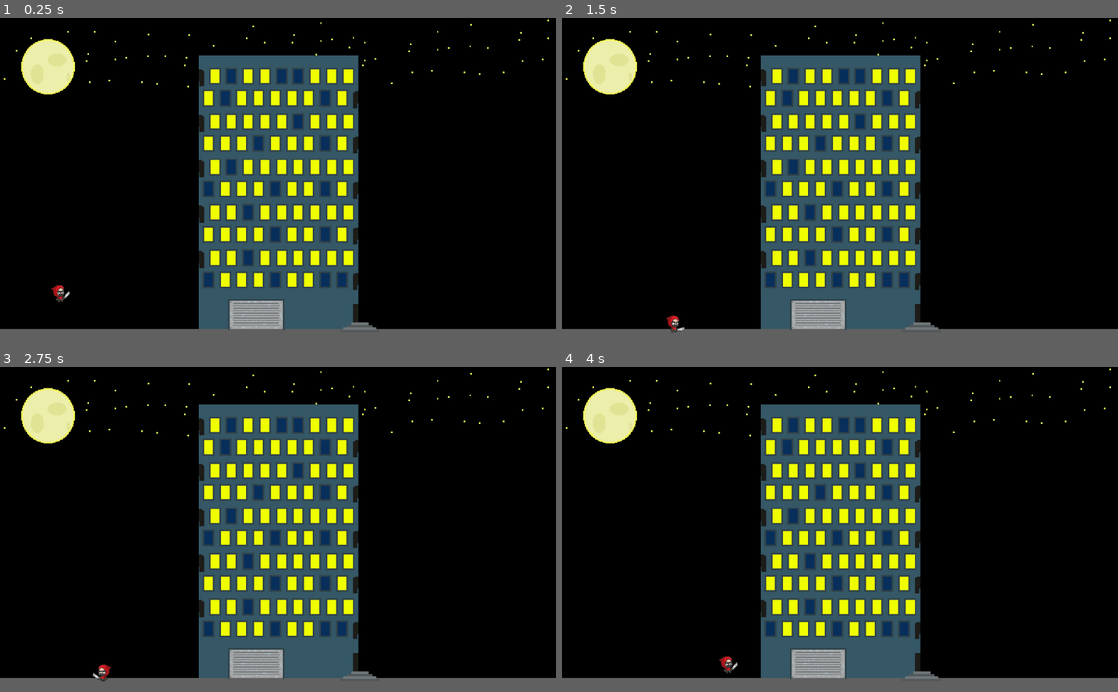
Above: before the commit, frames 1-4 (two rows, left to right).
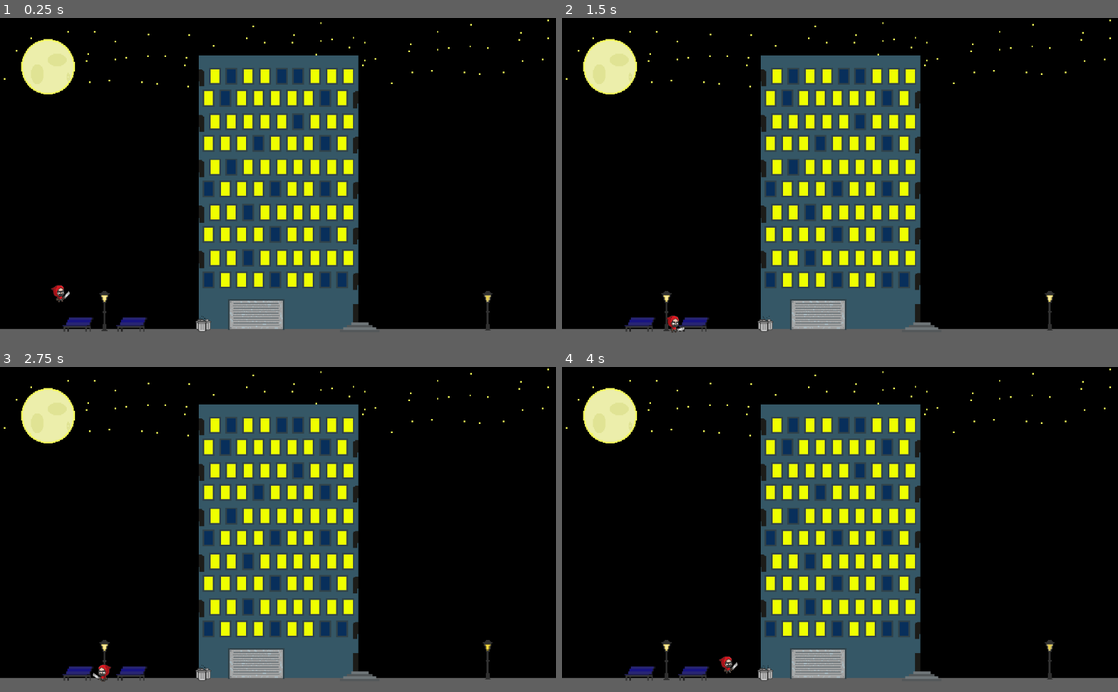
Above: after the commit, the same moments.

Repository: pl705839/CashFlow
Game: Godot game, scene res://Scene/Game.tscn
The game is run twice, just before and just after one commit, with the same random seed, the same clock (stepped at 60 frames per second) and the same inputs.
Inputs:
- Up to frame 1 (0.25 s): no input
- Up to frame 2 (1.5 s): hold E (action) 0.53-1.28 s; hold D (right) from 0.53 s (still down); tap Space (jump) at 0.77 s; tap E (action) at 1.35 s
- Up to frame 3 (2.75 s): tap Space (jump) at 1.52 s; release D (right) at 2.03 s; hold Q (left) from 2.03 s (still down); hold E (action) from 2.03 s (still down)
- Up to frame 4 (4 s): release Q (left) at 2.78 s; release E (action) at 2.78 s; hold D (right) from 2.78 s (still down); tap E (action) at 2.85 s; tap Space (jump) at 3.02, 3.77 s; hold E (action) from 3.53 s (still down)

The runs differ from the first frame. In frame 1, 0.6% of the frame differs, in the area x 11-89%, y 83-97%; in frame 2, 0.6%; in frame 3, 0.5%; in frame 4, 0.6%.

Commit message:
add items

Diff:
--- a/Scene/Lvl1.tscn
+++ b/Scene/Lvl1.tscn
@@ -1,7 +1,12 @@
-[gd_scene load_steps=7 format=2]
+[gd_scene load_steps=24 format=2]
 
 [ext_resource path="res://Asset/BG.png" type="Texture" id=1]
 [ext_resource path="res://Script/Lvl1.gd" type="Script" id=2]
+[ext_resource path="res://Asset/items/trash.png" type="Texture" id=3]
+[ext_resource path="res://Asset/items/trash-bugs.png" type="Texture" id=4]
+[ext_resource path="res://Asset/items/bench.png" type="Texture" id=5]
+[ext_resource path="res://Asset/items/lamp.png" type="Texture" id=6]
+[ext_resource path="res://Asset/items/lampClinc.png" type="Texture" id=7]
 
 [sub_resource type="RectangleShape2D" id=1]
 extents = Vector2( 366.422, 10 )
@@ -14,6 +19,62 @@
 
 [sub_resource type="RectangleShape2D" id=4]
 extents = Vector2( 50.5, 28.0625 )
+
+[sub_resource type="AtlasTexture" id=13]
+atlas = ExtResource( 7 )
+region = Rect2( 0, 0, 32, 60 )
+
+[sub_resource type="AtlasTexture" id=14]
+atlas = ExtResource( 7 )
+region = Rect2( 32, 0, 32, 60 )
+
+[sub_resource type="AtlasTexture" id=15]
+atlas = ExtResource( 7 )
+region = Rect2( 64, 0, 32, 60 )
+
+[sub_resource type="AtlasTexture" id=16]
+atlas = ExtResource( 7 )
+region = Rect2( 0, 60, 32, 60 )
+
+[sub_resource type="SpriteFrames" id=17]
+animations = [ {
+"frames": [ SubResource( 13 ), SubResource( 14 ), SubResource( 15 ), SubResource( 16 ) ],
+"loop": true,
+"name": "default",
+"speed": 2.0
+} ]
+
+[sub_resource type="AtlasTexture" id=18]
+atlas = ExtResource( 4 )
+region = Rect2( 0, 0, 100, 100 )
+
+[sub_resource type="AtlasTexture" id=19]
+atlas = ExtResource( 4 )
+region = Rect2( 100, 0, 100, 100 )
+
+[sub_resource type="AtlasTexture" id=20]
+atlas = ExtResource( 4 )
+region = Rect2( 0, 100, 100, 100 )
+
+[sub_resource type="AtlasTexture" id=21]
+atlas = ExtResource( 4 )
+region = Rect2( 100, 100, 100, 100 )
+
+[sub_resource type="AtlasTexture" id=22]
+atlas = ExtResource( 4 )
+region = Rect2( 0, 200, 100, 100 )
+
+[sub_resource type="AtlasTexture" id=23]
+atlas = ExtResource( 4 )
+region = Rect2( 100, 200, 100, 100 )
+
+[sub_resource type="SpriteFrames" id=24]
+animations = [ {
+"frames": [ SubResource( 18 ), SubResource( 19 ), SubResource( 20 ), SubResource( 21 ), SubResource( 22 ), SubResource( 23 ) ],
+"loop": true,
+"name": "default",
+"speed": 17.0
+} ]
 
 [node name="Lvl1" type="Node2D"]
 script = ExtResource( 2 )
@@ -55,6 +116,54 @@
 position = Vector2( 471.5, 549.938 )
 shape = SubResource( 4 )
 
+[node name="items-static" type="Node2D" parent="."]
+
+[node name="trash1" type="Sprite" parent="items-static"]
+position = Vector2( 379, 562 )
+scale = Vector2( 0.304935, 0.304935 )
+texture = ExtResource( 3 )
+offset = Vector2( 6.89661, -3.44824 )
+
+[node name="lamp1" type="Sprite" parent="items-static"]
+position = Vector2( 24, 547 )
+scale = Vector2( 1.83137, 1.83137 )
+texture = ExtResource( 6 )
+offset = Vector2( 92.9406, -4.29599 )
+
+[node name="bench2" type="Sprite" parent="items-static"]
+position = Vector2( -83, 551 )
+scale = Vector2( 2.359, 2.359 )
+texture = ExtResource( 5 )
+offset = Vector2( 92.9406, -4.29599 )
+
+[node name="bench1" type="Sprite" parent="items-static"]
+position = Vector2( 16, 551 )
+scale = Vector2( 2.35926, 2.35926 )
+texture = ExtResource( 5 )
+offset = Vector2( 92.9406, -4.29599 )
+
+[node name="trash2" type="Sprite" parent="items-static"]
+position = Vector2( 365, 562 )
+scale = Vector2( 0.29, 0.29 )
+texture = ExtResource( 3 )
+offset = Vector2( 6.89661, -3.44824 )
+
+[node name="items-dyna" type="Node2D" parent="."]
+
+[node name="lamp" type="AnimatedSprite" parent="items-dyna"]
+position = Vector2( 900, 539 )
+scale = Vector2( 1.831, 1.831 )
+frames = SubResource( 17 )
+frame = 1
+playing = true
+
+[node name="trash" type="AnimatedSprite" parent="items-dyna"]
+position = Vector2( 372, 562 )
+scale = Vector2( 0.345, 0.345 )
+frames = SubResource( 24 )
+frame = 4
+playing = true
+
 [connection signal="body_entered" from="Hall" to="." method="_on_Area2D_body_entered"]
 [connection signal="body_exited" from="Hall" to="." method="_on_Area2D_body_exited"]
 [connection signal="body_entered" from="Garage" to="." method="_on_Garage_body_entered"]
Binary file added: Asset/items/bench.png
Not shown, added: Asset/items/bench.png.import
Binary file added: Asset/items/lamp.png
Not shown, added: Asset/items/lamp.png.import
Binary file added: Asset/items/lampClinc.png
Not shown, added: Asset/items/lampClinc.png.import
Binary file added: Asset/items/trash-bugs.png
Not shown, added: Asset/items/trash-bugs.png.import
Binary file added: Asset/items/trash.png
Not shown, added: Asset/items/trash.png.import
